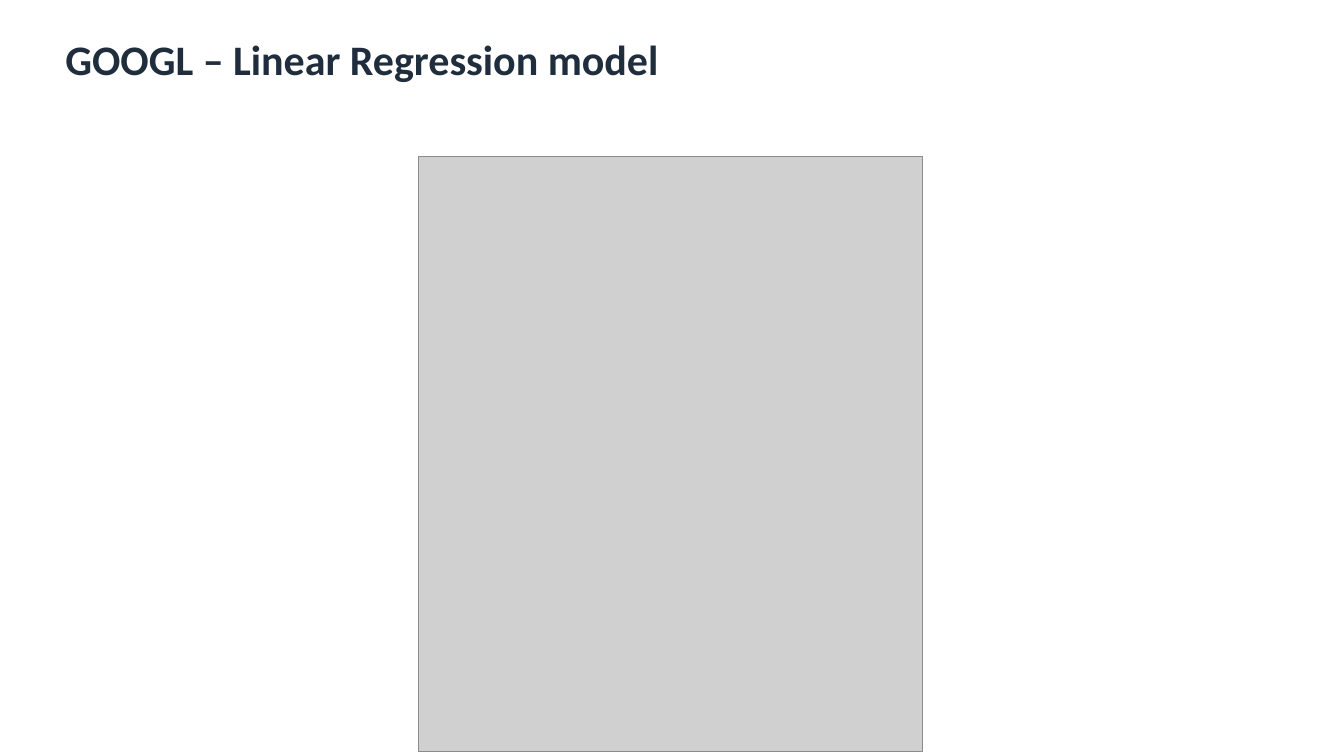
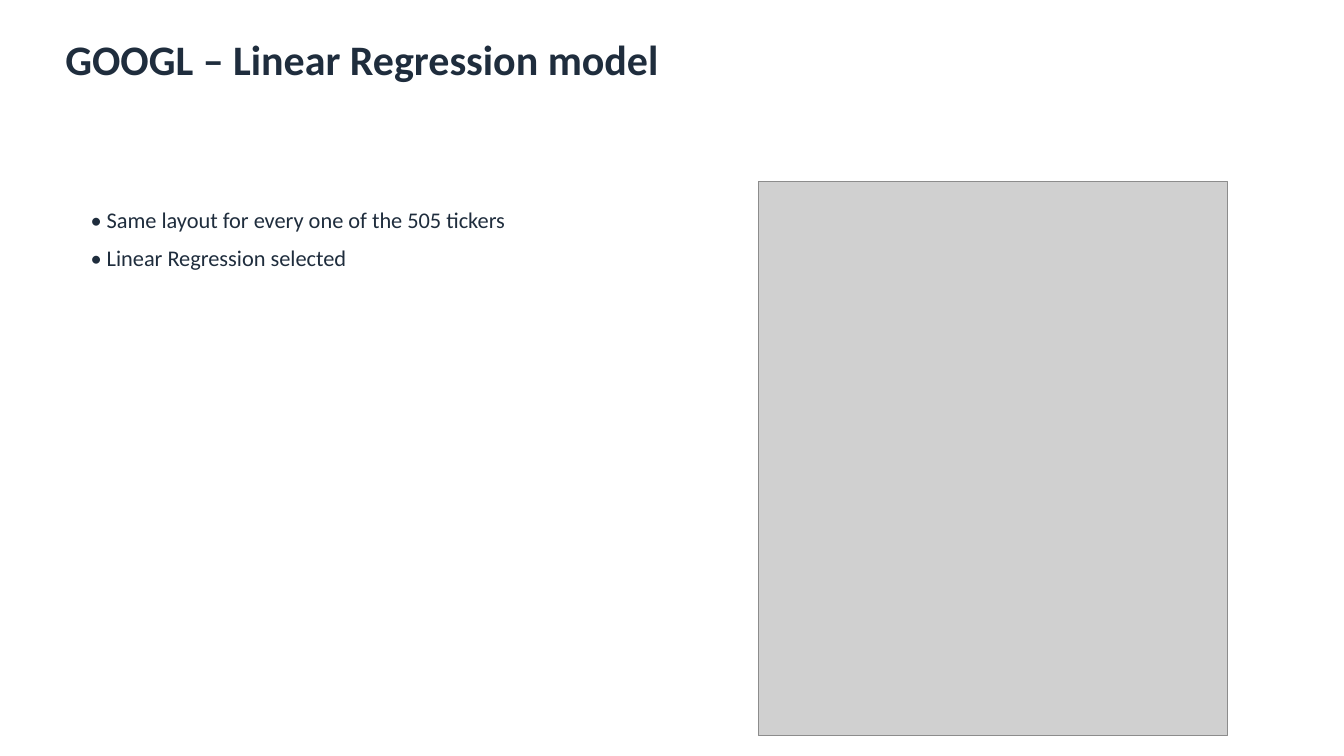
Before and after one commit to jaismine19/NextClose, a slide deck: slide 16 of docs/CSIS4260_Assignment1_Dashboard_Screenshots.pptx. Drawn at 1344x756 pixels with LibreOffice and Linux fonts; fonts in the diff are those of the drawing; grey boxes stand for pictures. Boxes give left, top, right and bottom in pixels: in the first picture for what was removed or moved away, otherwise in the second. Text is boxed around its words. In the diff, an @@ line names an element or a change of style, - is before the commit and + after.

Commit message:
Fix dashboard screenshots in the deck: scale images to fit the slide and add description bullets

```diff
--- a/docs/CSIS4260_Assignment1_Dashboard_Screenshots.pptx
+++ b/docs/CSIS4260_Assignment1_Dashboard_Screenshots.pptx
@@ picture: place and size @@
-picture at (418, 156, 923, 751)
+picture at (758, 181, 1228, 736)
@@ text added at (107, 212, 505, 270), 16 pt, text #1F2D3D @@
+• Same layout for every one of the 505 tickers
+• Linear Regression selected
```
Also in this commit, not shown: 3 other slides changed, 2 slides added, 2 slides removed, 1 other file.
